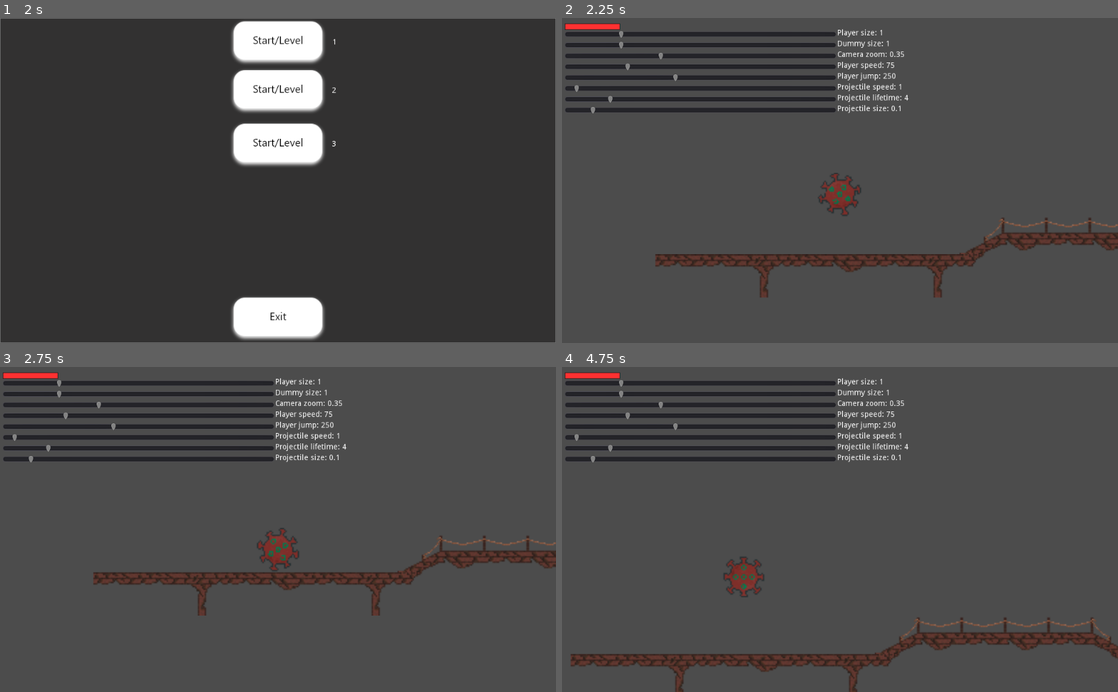
Above: before the commit, frames 1-4 (two rows, left to right).
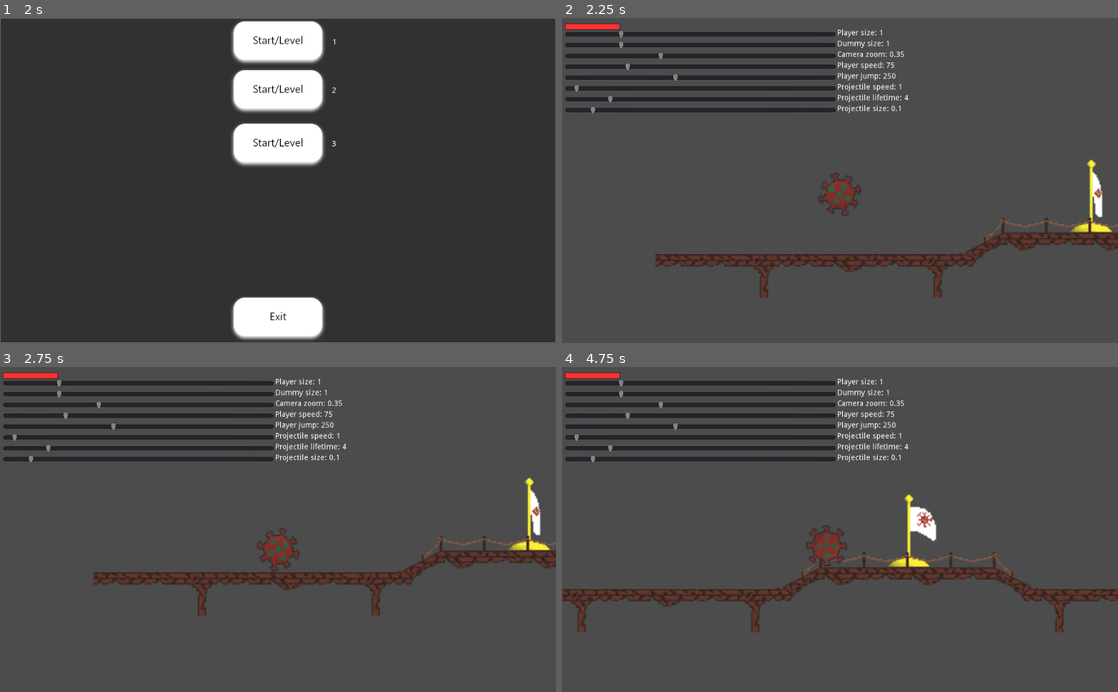
Above: after the commit, the same moments.

Repository: INF19IT2/2d-Jump-n-Run-SE
Game: Godot game, scene res://Scenes/MainScene/MainScene.tscn
Two runs of this game, one before a commit and one after it. Both use one fixed random seed, a clock stepped at 60 frames per second and the inputs below.
Inputs (mouse positions are in pixels of both pictures, inside the frame that each line leads up to):
- Up to frame 1 (2 s): click (278, 70) at 0.52 s; type "Alex" at 0.6 s; click (278, 154) at 1.25 s
- Up to frame 2 (2.25 s): click "3" at 2 s
- Up to frame 3 (2.75 s): no input
- Up to frame 4 (4.75 s): tap Enter (shoot) at 2.75, 3.6 s; hold Shift (running) 2.78-3.53 s; hold D (move_right) 2.78-4.28 s; tap W (move_up) at 3.02, 3.77 s; hold A (move_left) from 4.28 s (still down); tap F (test_dmg) at 4.35 s

Frame 1 is identical in both runs. In frame 2, 0.5% of the frame differs, in the area x 91-99%, y 43-67%; in frame 3, 0.5%; in frame 4, 10%, in the area x 0-100%, y 39-100%.

Commit message:
added checkpoint animation

Diff:
--- a/2d-Jump-n-Run-SE/Scenes/Levels/32x32_Level/32x32_Level.tscn
+++ b/2d-Jump-n-Run-SE/Scenes/Levels/32x32_Level/32x32_Level.tscn
@@ -6,6 +6,7 @@
 [ext_resource path="res://Scenes/Objects/Animated_Player.tscn" type="PackedScene" id=4]
 [ext_resource path="res://Scripts/32x32_Level/32x32_level.gd" type="Script" id=5]
 [ext_resource path="res://Scenes/Objects/scientist.tscn" type="PackedScene" id=6]
+[ext_resource path="res://Scenes/Objects/Checkpoint.tscn" type="PackedScene" id=7]
 
 [node name="Node2D" type="Node2D"]
 script = ExtResource( 5 )
@@ -36,3 +37,6 @@
 [node name="scientist" parent="." instance=ExtResource( 6 )]
 position = Vector2( 1342.23, 347.641 )
 scale = Vector2( 0.5, 0.5 )
+
+[node name="Area2D" parent="." instance=ExtResource( 7 )]
+position = Vector2( 322.109, 341.474 )
--- a/2d-Jump-n-Run-SE/Scenes/Objects/Animated_Virus.tscn
+++ b/2d-Jump-n-Run-SE/Scenes/Objects/Animated_Virus.tscn
@@ -35,14 +35,14 @@
 "name": "move",
 "speed": 10.0
 }, {
+"frames": [ ExtResource( 2 ), ExtResource( 4 ), ExtResource( 5 ), ExtResource( 6 ), ExtResource( 7 ), ExtResource( 12 ) ],
+"loop": false,
+"name": "jump_up",
+"speed": 10.0
+}, {
 "frames": [ ExtResource( 9 ), ExtResource( 11 ), ExtResource( 8 ), ExtResource( 10 ), ExtResource( 20 ) ],
 "loop": false,
 "name": "jump_down",
-"speed": 10.0
-}, {
-"frames": [ ExtResource( 2 ), ExtResource( 4 ), ExtResource( 5 ), ExtResource( 6 ), ExtResource( 7 ), ExtResource( 12 ) ],
-"loop": false,
-"name": "jump_up",
 "speed": 10.0
 } ]
 
--- a/2d-Jump-n-Run-SE/Scenes/Objects/Checkpoint.tscn
+++ b/2d-Jump-n-Run-SE/Scenes/Objects/Checkpoint.tscn
@@ -1,29 +1,74 @@
-[gd_scene load_steps=5 format=2]
+[gd_scene load_steps=14 format=2]
 
 [ext_resource path="res://Scripts/Objects/Checkpoint.gd" type="Script" id=1]
-[ext_resource path="res://imagesFiles/Checkpoint/checkpoint_shading_beforeCap.png" type="Texture" id=2]
-[ext_resource path="res://imagesFiles/Checkpoint/checkpoint_shading.png" type="Texture" id=3]
-
+[ext_resource path="res://imagesFiles/Checkpoint/capture_animation_idle_nach_einnehmen.png" type="Texture" id=2]
+[ext_resource path="res://imagesFiles/Checkpoint/capture_animation.png" type="Texture" id=3]
 
 [sub_resource type="RectangleShape2D" id=1]
-extents = Vector2( 23.7838, 34.734 )
+extents = Vector2( 20.3309, 29.3881 )
+
+[sub_resource type="AtlasTexture" id=9]
+flags = 4
+atlas = ExtResource( 2 )
+region = Rect2( 0, 0, 64, 64 )
+
+[sub_resource type="AtlasTexture" id=10]
+flags = 4
+atlas = ExtResource( 2 )
+region = Rect2( 0, 64, 64, 64 )
+
+[sub_resource type="AtlasTexture" id=2]
+flags = 4
+atlas = ExtResource( 3 )
+region = Rect2( 0, 0, 64, 64 )
+
+[sub_resource type="AtlasTexture" id=3]
+flags = 4
+atlas = ExtResource( 3 )
+region = Rect2( 64, 0, 64, 64 )
+
+[sub_resource type="AtlasTexture" id=4]
+flags = 4
+atlas = ExtResource( 3 )
+region = Rect2( 128, 0, 64, 64 )
+
+[sub_resource type="AtlasTexture" id=5]
+flags = 4
+atlas = ExtResource( 3 )
+region = Rect2( 0, 64, 64, 64 )
+
+[sub_resource type="AtlasTexture" id=6]
+flags = 4
+atlas = ExtResource( 3 )
+region = Rect2( 64, 64, 64, 64 )
+
+[sub_resource type="AtlasTexture" id=7]
+flags = 4
+atlas = ExtResource( 3 )
+region = Rect2( 128, 64, 64, 64 )
+
+[sub_resource type="SpriteFrames" id=8]
+animations = [ {
+"frames": [ SubResource( 9 ), SubResource( 10 ) ],
+"loop": true,
+"name": "idle",
+"speed": 5.0
+}, {
+"frames": [ SubResource( 2 ), SubResource( 3 ), SubResource( 4 ), SubResource( 5 ), SubResource( 6 ), SubResource( 7 ) ],
+"loop": false,
+"name": "capture",
+"speed": 5.0
+} ]
 
 [node name="Area2D" type="Area2D"]
 collision_mask = 2
 script = ExtResource( 1 )
 
-[node name="Sprite" type="Sprite" parent="."]
-position = Vector2( 0.44595, -0.297295 )
-scale = Vector2( 1.18286, 1.22124 )
-texture = ExtResource( 2 )
-
 [node name="CollisionShape2D" type="CollisionShape2D" parent="."]
 position = Vector2( 1.18921, -2.97301 )
 shape = SubResource( 1 )
 
-[node name="Sprite2" type="Sprite" parent="."]
-visible = false
-position = Vector2( 0.242895, -0.433323 )
-scale = Vector2( 1.18437, 1.224 )
-texture = ExtResource( 3 )
+[node name="AnimatedSprite" type="AnimatedSprite" parent="."]
+frames = SubResource( 8 )
+animation = "idle"
 [connection signal="body_entered" from="." to="." method="_on_Area2D_body_entered"]
--- a/2d-Jump-n-Run-SE/Scripts/Objects/Checkpoint.gd
+++ b/2d-Jump-n-Run-SE/Scripts/Objects/Checkpoint.gd
@@ -5,14 +5,19 @@
 onready var checkpoint_default = $Sprite
 onready var checkpoint_active = $Sprite2
 
+var entered = false
+
 # Called when the node enters the scene tree for the first time.
 func _ready():
-	pass
-
-
+	$AnimatedSprite.animation = "capture"
 
 func _on_Area2D_body_entered(body):
 	if (body.has_method("set_checkpoint")):
 		body.set_checkpoint(body.get_position().floor())
-		checkpoint_default.visible = false
-		checkpoint_active.visible = true
+
+		if (!entered):
+			$AnimatedSprite.play("capture")
+			yield(get_node("AnimatedSprite"), "animation_finished")
+			$AnimatedSprite.play("idle")
+
+		entered = true
Not shown: 1 places in 2d-Jump-n-Run-SE/Scenes/Levels/32x32_Level/32x32_Level.tscn that only renumber resources
Binary file added: 2d-Jump-n-Run-SE/imagesFiles/Checkpoint/capture_animation.png
Not shown, added: 2d-Jump-n-Run-SE/imagesFiles/Checkpoint/capture_animation.png.import
Binary file added: 2d-Jump-n-Run-SE/imagesFiles/Checkpoint/capture_animation_idle_nach_einnehmen.png
Not shown, added: 2d-Jump-n-Run-SE/imagesFiles/Checkpoint/capture_animation_idle_nach_einnehmen.png.import
